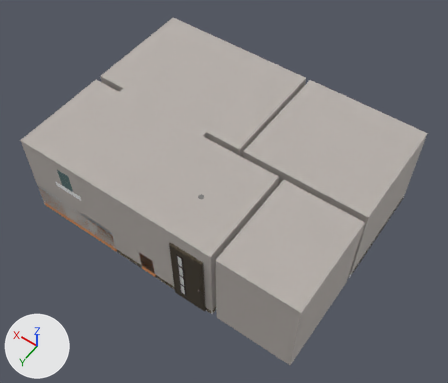
The glTF model main/public/models/2roomflat.glb: old version first, new version second.
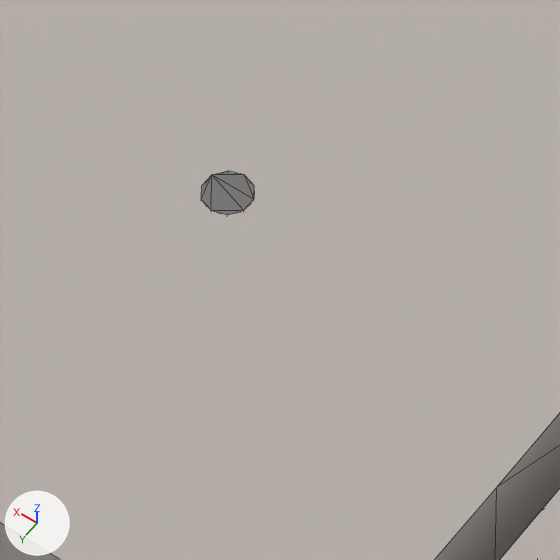
The first picture shows the older version from a camera (50 mm lens) standing at (-11.53, 16.21, 26.3) and looking at (-0.43, 0.67, 1.87). The close-ups show both versions on the part from 39% to 54% of the width and 46% to 63% of the height of that picture; other places that the commit changed are outside them. Arrows for +X, +Y and +Z are at lower left; the lights stay in place. The close-ups show mesh edges as thin lines. Where no turn or scale is listed for an object, it has been applied to the vertices. Vertices at the same position are counted once.

In view in the first close-up: 'Light_CeilingSingle', 'ceiling', 'northwall', 'wall4', 'wall8'.
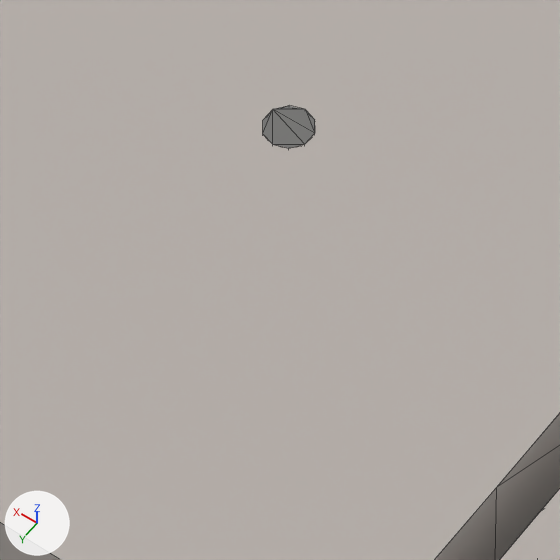
Where the newer file only moved an object's origin or applied its transform, the numbers keep the older frame.

The edits, one by one:
me_light_ceilingsingle has 124 vertices, 232 faces and spans x -1.361..-1.097, y 3.334..3.612, z 4.524..5.002.
me_light_ceilingsingle is used by ob_light_ceilingsingle; location (0.0, 0.0, 0.0).
me_light_ceilingsingle part 1: the whole mesh is moved by (0.0, -0.516, 0.0).

Boxes (x1, y1, x2, y2) around the edits, measured in the close-ups (560 x 560 px):
'Light_CeilingSingle', mesh moved: before (201, 171, 254, 215); after (263, 105, 315, 149)
